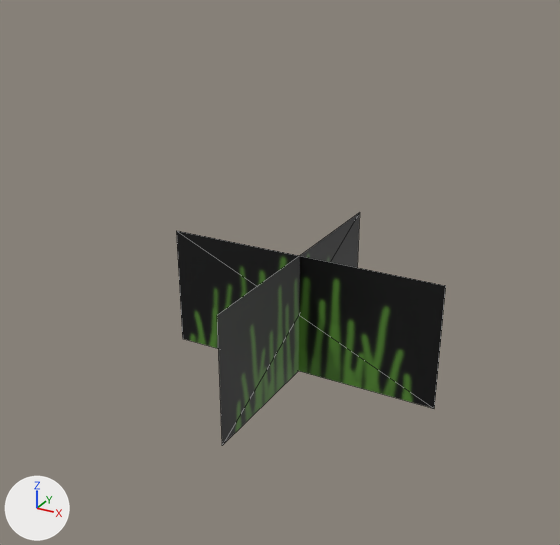
An edit to the glTF model assets/grass.glb, drawn before and after from the same camera.
Camera for both pictures: a camera (50 mm lens) standing at (0.997, -1.937, 1.279) and looking at (-0.026, -0.077, 0.349). The axes (+X, +Y, +Z) are drawn at lower left. The lights are the same throughout. Mesh edges are drawn as thin lines.
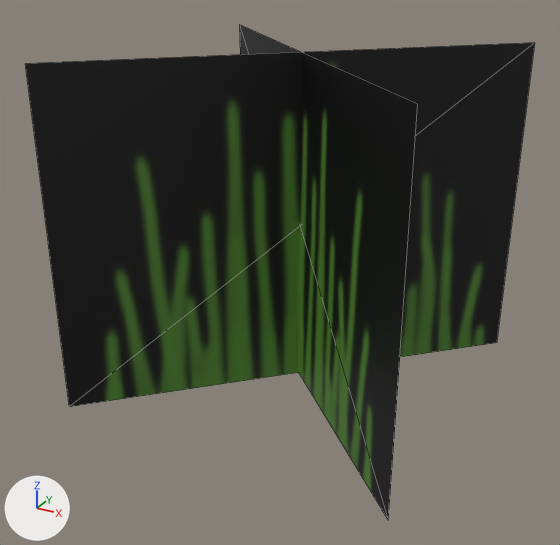
Commit message: Improved grass

Where the newer file only moved an object's origin or applied its transform, the numbers keep the older frame.

Pixel boxes (x1, y1, x2, y2) of what changed, in the pictures (560 x 545 px; the box of a moved part takes in the faces that stretch with it):
'Cube.004', reshaped (89% wider, 113% taller)
    before: (176, 213, 446, 445)
    after: (25, 24, 535, 519)
part 1 of me_cube_004, moved or reshaped
    before: (217, 213, 360, 445)
    after: (25, 43, 535, 407)
part 2 of me_cube_004, moved or reshaped
    before: (176, 231, 446, 408)
    after: (239, 24, 418, 519)

The edits, one by one:
me_cube_004 has 8 vertices, 4 faces and spans x -0.455..0.455, y -0.456..0.455, z -0.023..0.38.
me_cube_004 is used by ob_cube_004; location (0.0, 0.0, 0.0).
Part 1, on me_cube_004:
Vertex 0 of me_cube_004 moves from (0.0, 0.455, 0.38) at pixel (359, 212) to (0.511, 0.508, 0.979) at pixel (534, 42).
Vertex 1 of me_cube_004 moves from (0.0, 0.455, -0.023) to (0.511, 0.508, -0.029) at pixel (496, 342).
Vertex 2 of me_cube_004 moves from (0.0, -0.456, -0.023) at pixel (222, 445) to (-0.511, -0.508, -0.029) at pixel (69, 406).
Vertex 3 of me_cube_004 moves from (0.0, -0.456, 0.38) at pixel (217, 315) to (-0.511, -0.508, 0.979) at pixel (25, 63).
Part 2, on me_cube_004:
Vertex 4 of me_cube_004 moves from (-0.455, -0.002, 0.38) at pixel (176, 230) to (-0.511, 0.508, 0.979) at pixel (239, 24).
Vertex 5 of me_cube_004 moves from (-0.455, -0.002, -0.023) at pixel (182, 338) to (-0.511, 0.508, -0.029).
Vertex 6 of me_cube_004 moves from (0.455, 0.003, -0.023) at pixel (434, 408) to (0.511, -0.508, -0.029) at pixel (388, 520).
Vertex 7 of me_cube_004 moves from (0.455, 0.003, 0.38) at pixel (445, 285) to (0.511, -0.508, 0.979) at pixel (417, 103).
